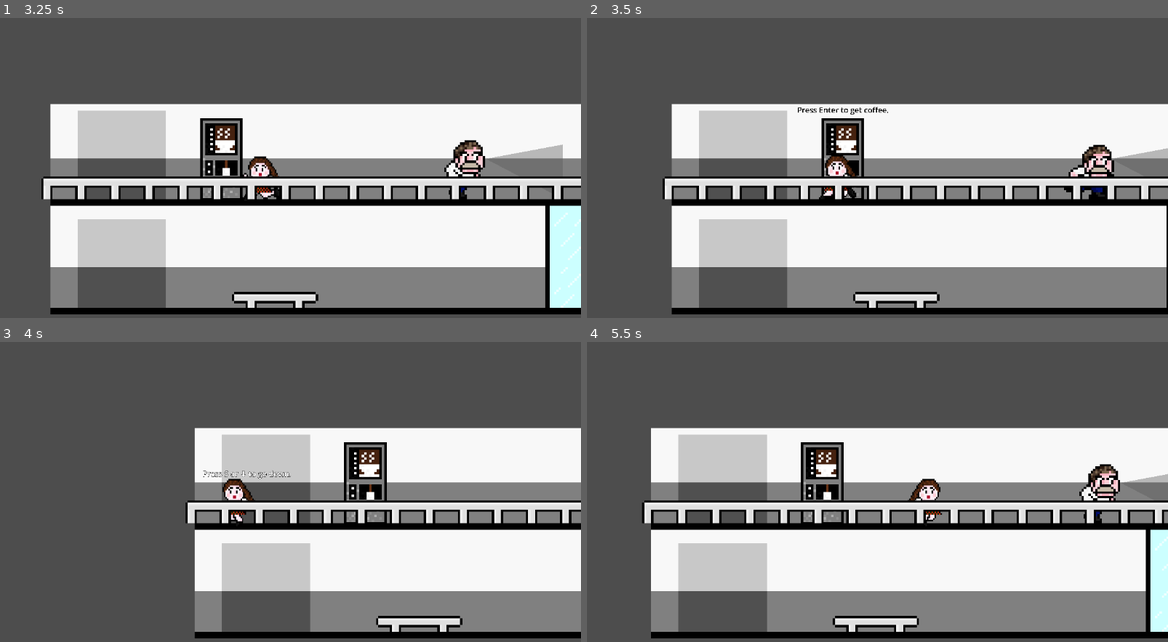
Above: before the commit, frames 1-4 (two rows, left to right).
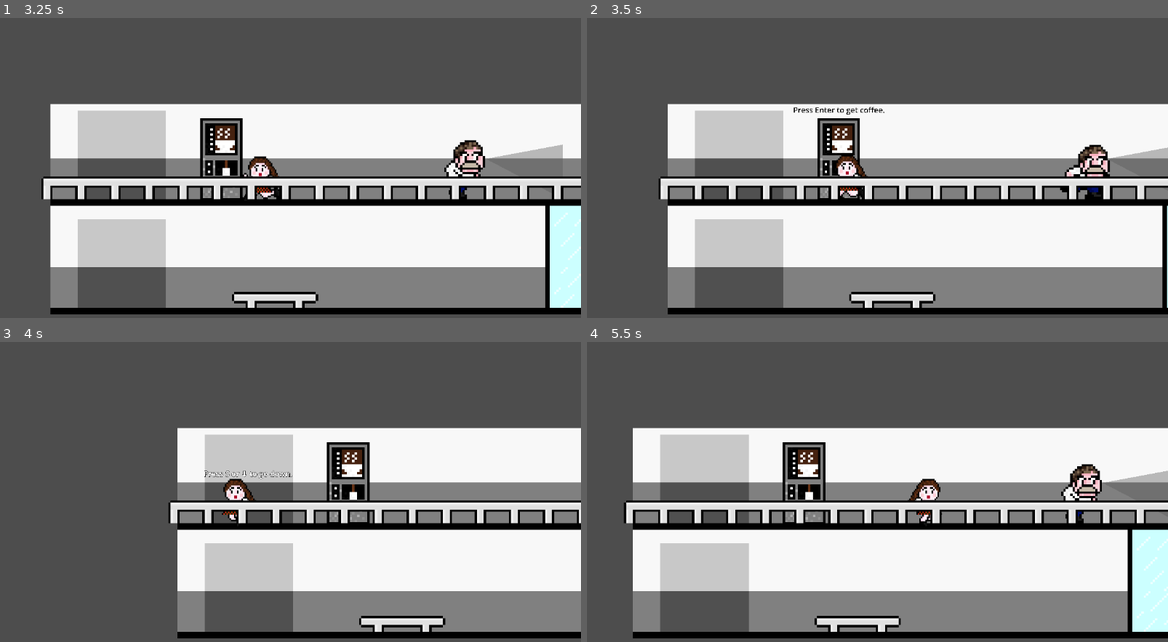
Above: after the commit, the same moments.

Repository: ema-12-martins/right_under_your_moustache
Game: Godot game, scene res://scenes/game.tscn
The game is run twice, just before and just after one commit, with the same random seed, the same clock (stepped at 60 frames per second) and the same inputs.
Inputs:
- Up to frame 1 (3.25 s): tap Enter (ui_accept) at 0.5, 0.6, 0.77, 1.07, 1.52, 1.55, 1.82, 2.1, 3.02, 3.05 s; hold D (right) 0.53-2.03 s; tap W (Interact) at 1.35, 2.85 s; hold A (left) from 2.03 s (still down)
- Up to frame 2 (3.5 s): keep holding A (left); tap Enter (ui_accept) at 3.32 s
- Up to frame 3 (4 s): keep holding A (left); tap Enter (ui_accept) at 3.5, 3.6, 3.77 s
- Up to frame 4 (5.5 s): tap Enter (ui_accept) at 4.07, 4.52, 4.55, 4.82, 5, 5.1 s; release A (left) at 4.28 s; hold D (right) from 4.28 s (still down); tap W (Interact) at 4.35 s

Frame 1 is identical in both runs. In frame 2, 5.2% of the frame differs, in the area x 12-100%, y 28-99%; in frame 3, 9.5%; in frame 4, 13%, in the area x 6-100%, y 28-99%.

Commit message:
ja so aumenta a velocidade quando clica no enter - falta dar set ao tempo

Diff:
--- a/right_under_your_moustache/scripts/coffee_area.gd
+++ b/right_under_your_moustache/scripts/coffee_area.gd
@@ -4,12 +4,20 @@
 
 @onready var augusto: CharacterBody2D = $"../../../augusto"
 
+var inside_area = false
+
 func _on_body_entered(body: Node2D) -> void:
-	if body.name == "augusto" and augusto.velocity_speed == false:
+	if body.name == "augusto":
+		inside_area = true
 		label.visible = true
-		augusto.SPEED += 800
-		augusto.velocity_speed = true
 
 func _on_body_exited(body: Node2D) -> void:
 	if body.name == "augusto":
+		inside_area = false
 		label.visible = false
+
+func _process(delta: float) -> void:
+	if inside_area and Input.is_action_just_pressed("ui_accept"):  # 'ui_accept' == Enter
+		if augusto.velocity_speed == false:
+			augusto.SPEED += 800
+			augusto.velocity_speed = true
